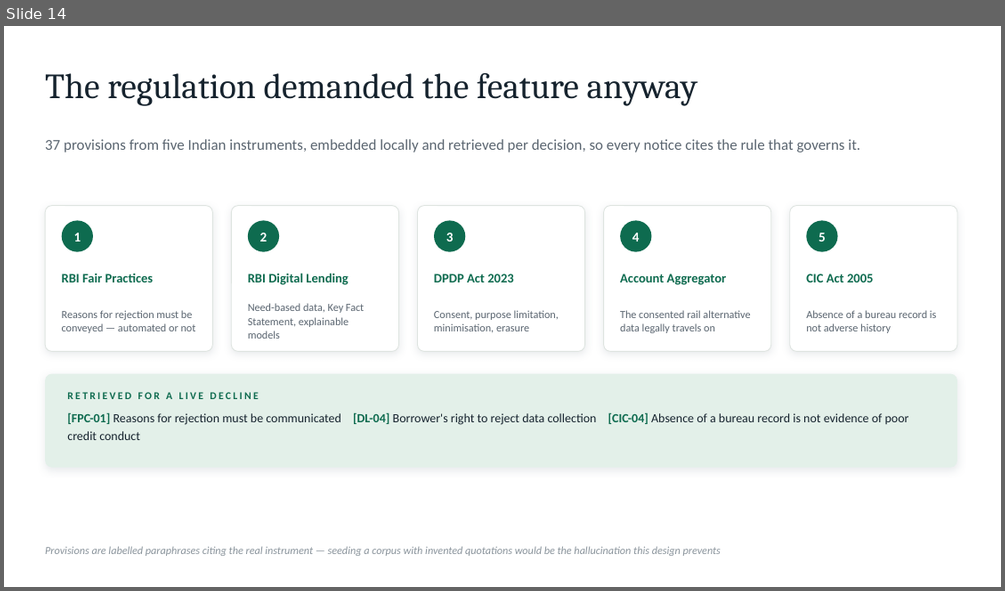
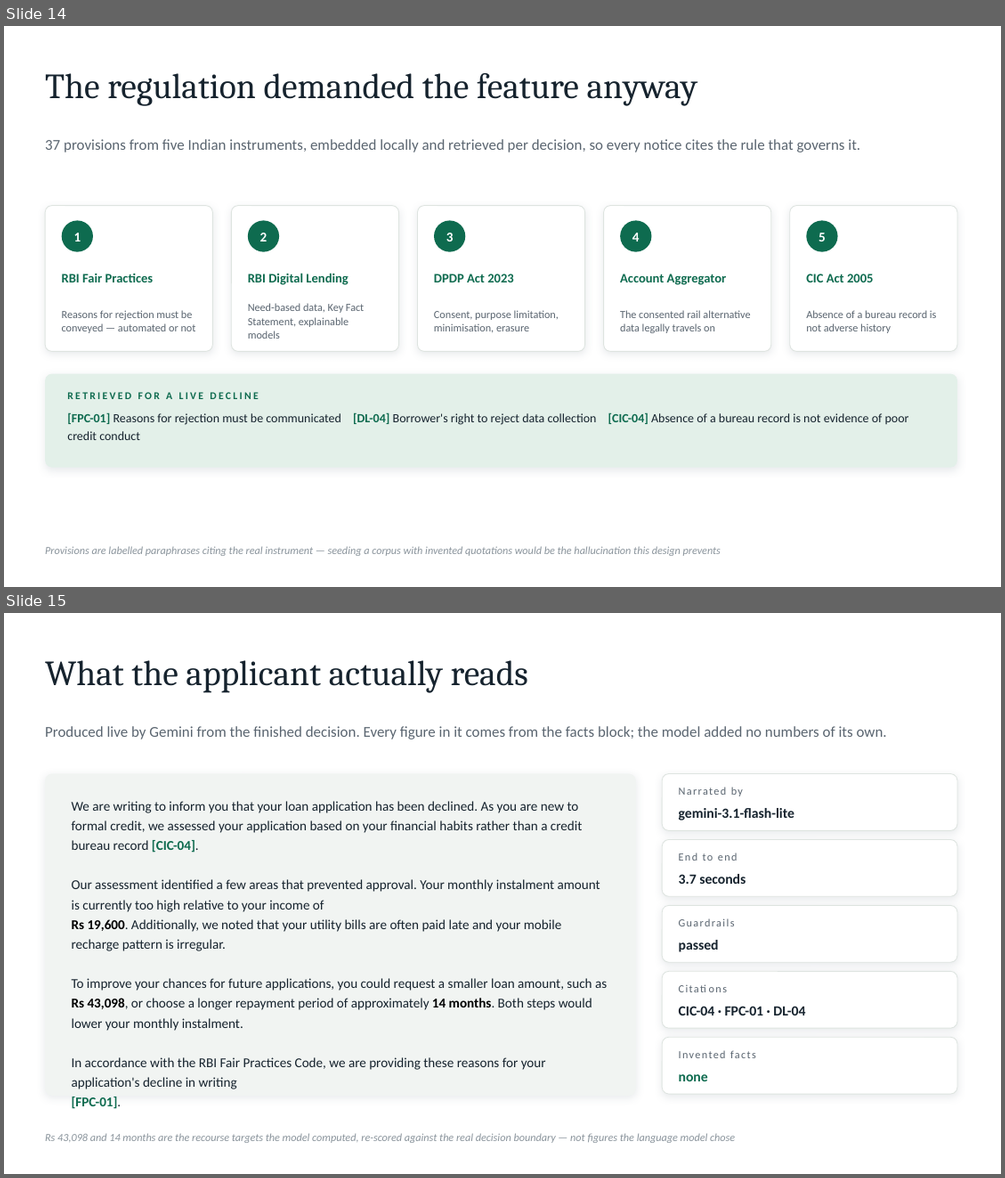
Before and after one commit to Nishantttt-ui/pratyaya, a slide deck: docs/Pratyaya-Synchrony-Hackathon.pptx. Shown one above the other, each under a label of ours: slide 14 before the commit, slides 14 and 15 after it. The pictures are 1005x591 and 1005x1178 pixels, drawn with LibreOffice and Linux fonts; fonts in the diff are those of the drawing. Boxes give left, top, right and bottom in pixels: in the first picture for what was removed or moved away, otherwise in the second. Text is boxed around its words. In the diff, an @@ line names an element or a change of style, - is before the commit and + after.

```diff
--- a/docs/Pratyaya-Synchrony-Hackathon.pptx
+++ b/docs/Pratyaya-Synchrony-Hackathon.pptx
@@ slide 15 added at [4, 613, 1001, 1174], background #FFFFFF @@
@@ text added at [45, 660, 528, 693], 34 pt, text #16232E @@
+What the applicant actually reads
@@ text added at [45, 726, 887, 739], 14.5 pt, text #5A6570 @@
+Produced live by Gemini from the finished decision. Every figure in it comes from the facts block; the model added no numbers of its own.
@@ rounded rectangle added at [45, 774, 636, 1095], fill #F1F4F2 @@
@@ rounded rectangle added at [662, 774, 957, 831], fill #FFFFFF, outline #DEE4E0 0.75 pt @@
@@ text added at [679, 781, 941, 801], 10.5 pt, text #5A6570 @@
+Narrated by
@@ text added at [72, 801, 607, 1089], 13 pt, text #16232E @@
+We are writing to inform you that your loan application has been declined. As you are new to formal credit, we assessed your application based on your financial habits rather than a credit bureau record [CIC-04].
+Our assessment identified a few areas that prevented approval. Your monthly instalment amount is currently too high relative to your income of
+Rs 19,600. Additionally, we noted that your utility bills are often paid late and your mobile recharge pattern is irregular.
+To improve your chances for future applications, you could request a smaller loan amount, such as
+Rs 43,098, or choose a longer repayment period of approximately 14 months. Both steps would lower your monthly instalment.
+In accordance with the RBI Fair Practices Code, we are providing these reasons for your application's decline in writing
+[FPC-01].
@@ text added at [679, 808, 794, 820], 13.5 pt, text #16232E, bold @@
+gemini-3.1-flash-lite
@@ rounded rectangle added at [662, 840, 957, 896], fill #FFFFFF, outline #DEE4E0 0.75 pt @@
@@ text added at [679, 852, 737, 860], 10.5 pt, text #5A6570 @@
+End to end
@@ text added at [679, 874, 745, 884], 13.5 pt, text #16232E, bold @@
+3.7 seconds
@@ rounded rectangle added at [662, 906, 957, 962], fill #FFFFFF, outline #DEE4E0 0.75 pt @@
@@ text added at [679, 913, 941, 933], 10.5 pt, text #5A6570 @@
+Guardrails
@@ text added at [679, 940, 719, 952], 13.5 pt, text #16232E, bold @@
+passed
@@ rounded rectangle added at [662, 971, 957, 1028], fill #FFFFFF, outline #DEE4E0 0.75 pt @@
@@ text added at [679, 979, 941, 998], 10.5 pt, text #5A6570 @@
+Citations
@@ text added at [679, 1005, 805, 1015], 13.5 pt, text #16232E, bold @@
+CIC-04 · FPC-01 · DL-04
@@ rounded rectangle added at [662, 1037, 957, 1094], fill #FFFFFF, outline #DEE4E0 0.75 pt @@
@@ text added at [679, 1045, 941, 1064], 10.5 pt, text #5A6570 @@
+Invented facts
@@ text added at [679, 1074, 708, 1081], 13.5 pt, text #0E6B4F, bold @@
+none
@@ text added at [45, 1133, 735, 1143], 10.5 pt, text #8A949C, italic @@
+Rs 43,098 and 14 months are the recourse targets the model computed, re-scored against the real decision boundary — not figures the language model chose
```
Also in this commit, not shown: 1 slide changed, 1 other slide added, 4 other files.
